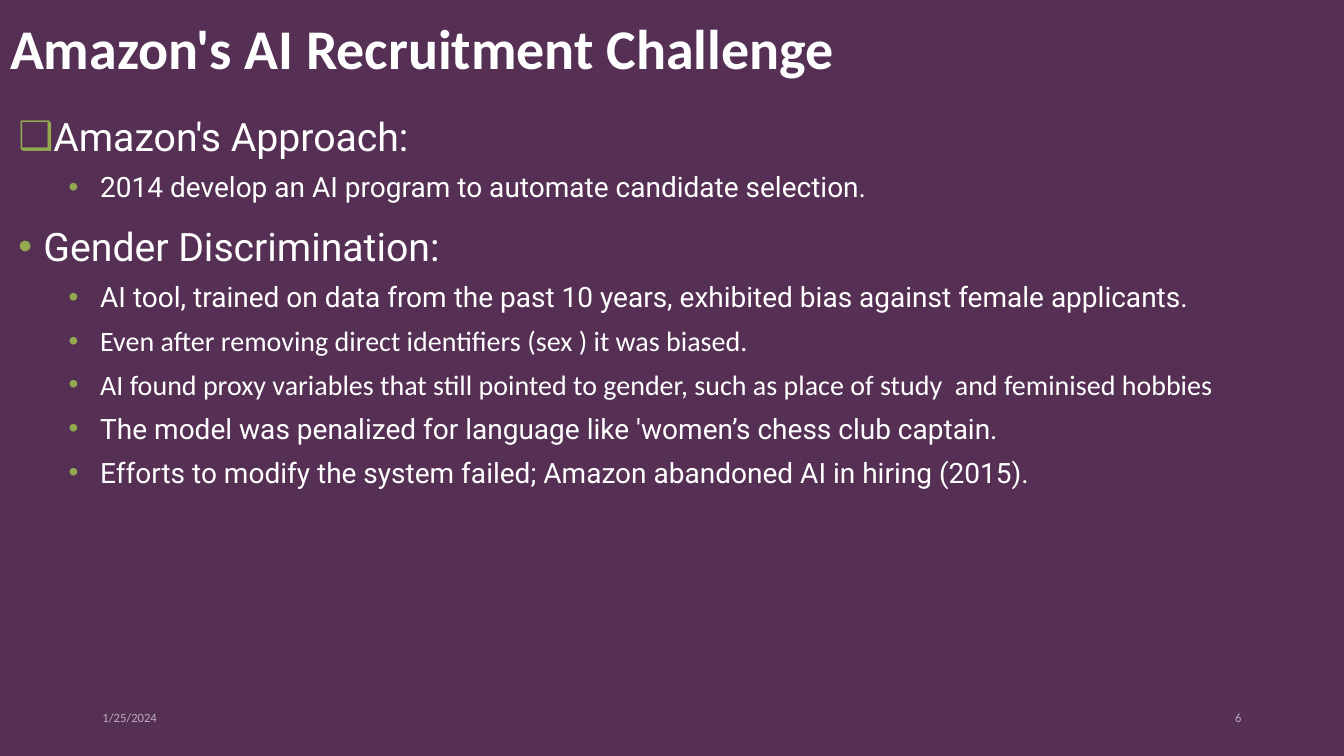
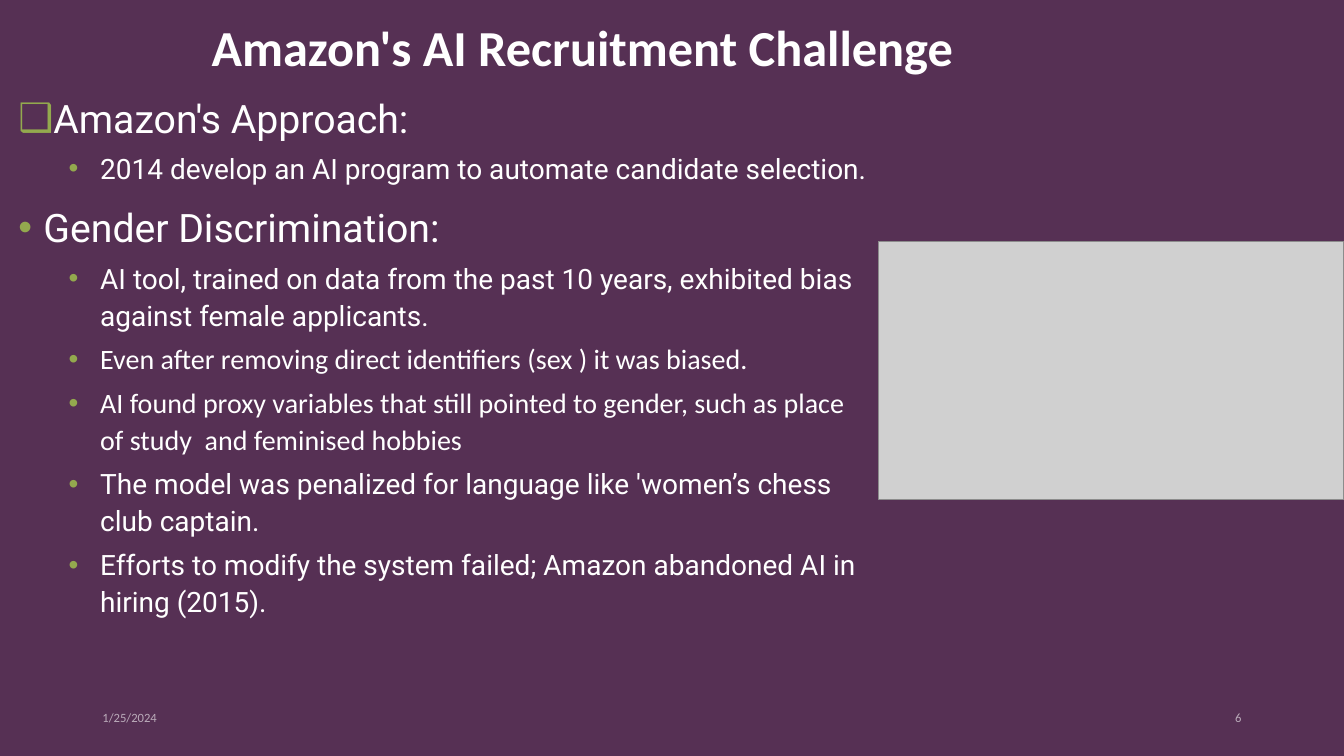
Before and after one commit to prabal5ghosh/UCA-SEMESTER-2-M1, a slide deck: slide 6 of ethics/Exam Presentation/Prbal_ghosh_ethics.pptx. Drawn at 1344x756 pixels with LibreOffice and Linux fonts; fonts in the diff are those of the drawing; grey boxes stand for pictures; background and template pictures are left out. Boxes give left, top, right and bottom in pixels: in the first picture for what was removed or moved away, otherwise in the second. Text is boxed around its words. In the diff, an @@ line names an element or a change of style, - is before the commit and + after.

```diff
--- a/ethics/Exam Presentation/Prbal_ghosh_ethics.pptx
+++ b/ethics/Exam Presentation/Prbal_ghosh_ethics.pptx
@@ title "Amazon's AI Recruitment Challenge" at [212, 30, 953, 75]: size 40 to 36 pt @@
@@ text "Amazon's Approach:" rewrapped from [43, 121, 1212, 489] to [43, 103, 866, 618] @@
@@ picture added at [879, 242, 1344, 499] @@
```
Also in this commit, not shown: 5 other slides changed, 11 other files.
